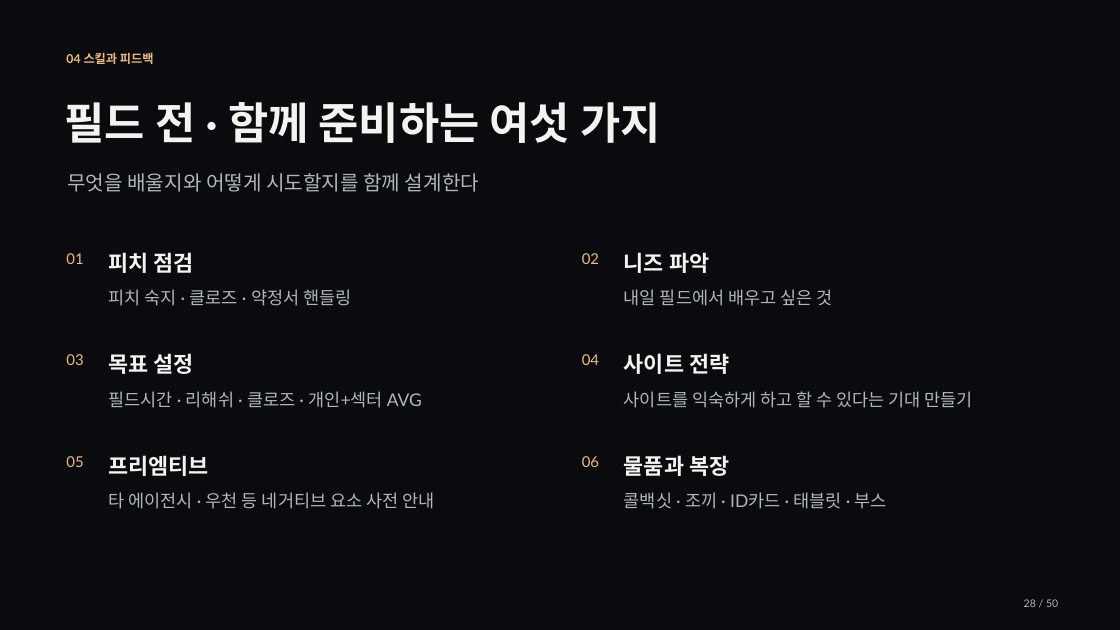
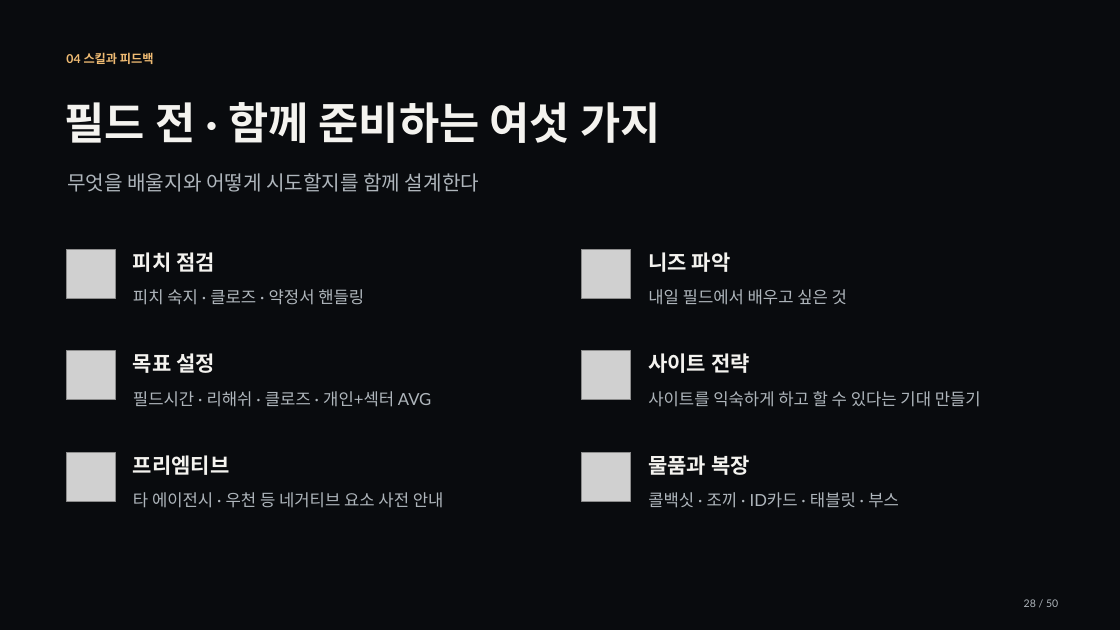
Before and after one commit to jaeyoung5178-bot/Presence, a slide deck: slide 28 of education/training/signature/training-signature.pptx. Drawn at 1120x630 pixels with LibreOffice and Linux fonts; fonts in the diff are those of the drawing; grey boxes stand for pictures. Boxes give left, top, right and bottom in pixels: in the first picture for what was removed or moved away, otherwise in the second. Text is boxed around its words. In the diff, an @@ line names an element or a change of style, - is before the commit and + after.

```diff
--- a/education/training/signature/training-signature.pptx
+++ b/education/training/signature/training-signature.pptx
@@ text removed at bbox=[66, 253, 83, 264] @@
-01
@@ picture added at bbox=[66, 250, 115, 298] @@
@@ text "피치 점검": place and size @@
-text "피치 점검" at bbox=[109, 252, 194, 273]
+text "피치 점검" at bbox=[133, 252, 215, 272]
@@ text removed at bbox=[582, 253, 599, 264] @@
-02
@@ picture added at bbox=[582, 250, 631, 298] @@
@@ text "니즈 파악": place and size @@
-text "니즈 파악" at bbox=[624, 252, 709, 273]
+text "니즈 파악" at bbox=[648, 252, 731, 272]
@@ text "피치 숙지 · 클로즈 · ...": place and size @@
-text "피치 숙지 · 클로즈 · ..." at bbox=[109, 289, 351, 306]
+text "피치 숙지 · 클로즈 · ..." at bbox=[133, 289, 364, 305]
@@ text "내일 필드에서 배우고 싶은 것": place and size @@
-text "내일 필드에서 배우고 싶은 것" at bbox=[624, 289, 832, 306]
+text "내일 필드에서 배우고 싶은 것" at bbox=[648, 289, 847, 305]
@@ text removed at bbox=[66, 354, 83, 365] @@
-03
@@ picture added at bbox=[66, 351, 115, 400] @@
@@ text "목표 설정": place and size @@
-text "목표 설정" at bbox=[109, 353, 194, 374]
+text "목표 설정" at bbox=[133, 353, 215, 373]
@@ text removed at bbox=[582, 354, 599, 365] @@
-04
@@ picture added at bbox=[582, 351, 631, 400] @@
@@ text "사이트 전략": place and size @@
-text "사이트 전략" at bbox=[624, 353, 729, 374]
+text "사이트 전략" at bbox=[648, 353, 750, 373]
@@ text "필드시간 · 리해쉬 · 클로즈 ...": place and size @@
-text "필드시간 · 리해쉬 · 클로즈 ..." at bbox=[109, 391, 422, 408]
+text "필드시간 · 리해쉬 · 클로즈 ..." at bbox=[133, 391, 431, 407]
@@ text "사이트를 익숙하게 하고 할 수 ...": place and size @@
-text "사이트를 익숙하게 하고 할 수 ..." at bbox=[624, 391, 973, 408]
+text "사이트를 익숙하게 하고 할 수 ..." at bbox=[648, 391, 981, 407]
@@ text removed at bbox=[66, 456, 83, 467] @@
-05
@@ picture added at bbox=[66, 453, 115, 502] @@
@@ text "프리엠티브": place and size @@
-text "프리엠티브" at bbox=[109, 455, 209, 476]
+text "프리엠티브" at bbox=[133, 455, 230, 475]
@@ text removed at bbox=[582, 456, 599, 467] @@
-06
@@ picture added at bbox=[582, 453, 631, 502] @@
@@ size 18.8 to 18 pt in 6 elements at bbox=[133, 252, 215, 272], bbox=[648, 252, 731, 272], bbox=[133, 353, 215, 373], bbox=[648, 353, 750, 373], bbox=[133, 455, 230, 475], bbox=[648, 455, 750, 475] @@
@@ text "물품과 복장": place and size @@
-text "물품과 복장" at bbox=[624, 455, 729, 476]
+text "물품과 복장" at bbox=[648, 455, 750, 475]
@@ text "타 에이전시 · 우천 등 ...": place and size @@
-text "타 에이전시 · 우천 등 ..." at bbox=[109, 492, 434, 509]
+text "타 에이전시 · 우천 등 ..." at bbox=[133, 492, 444, 508]
@@ size 15 to 14.2 pt in 6 elements at bbox=[133, 289, 364, 305], bbox=[648, 289, 847, 305], bbox=[133, 391, 431, 407], bbox=[648, 391, 981, 407], bbox=[133, 492, 444, 508], bbox=[648, 492, 899, 508] @@
@@ text "콜백싯 · 조끼 · ID카드 ...": place and size @@
-text "콜백싯 · 조끼 · ID카드 ..." at bbox=[624, 492, 887, 509]
+text "콜백싯 · 조끼 · ID카드 ..." at bbox=[648, 492, 899, 508]
```
Also in this commit, not shown: 24 other slides changed, 34 other files.
